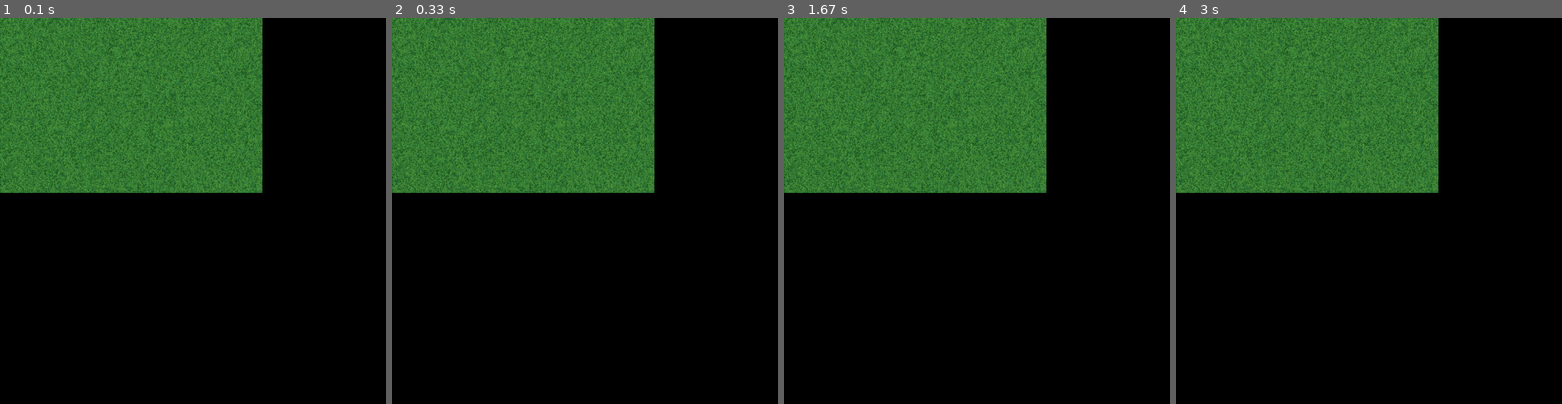
Above: before the commit, frames 1-4 (left to right).
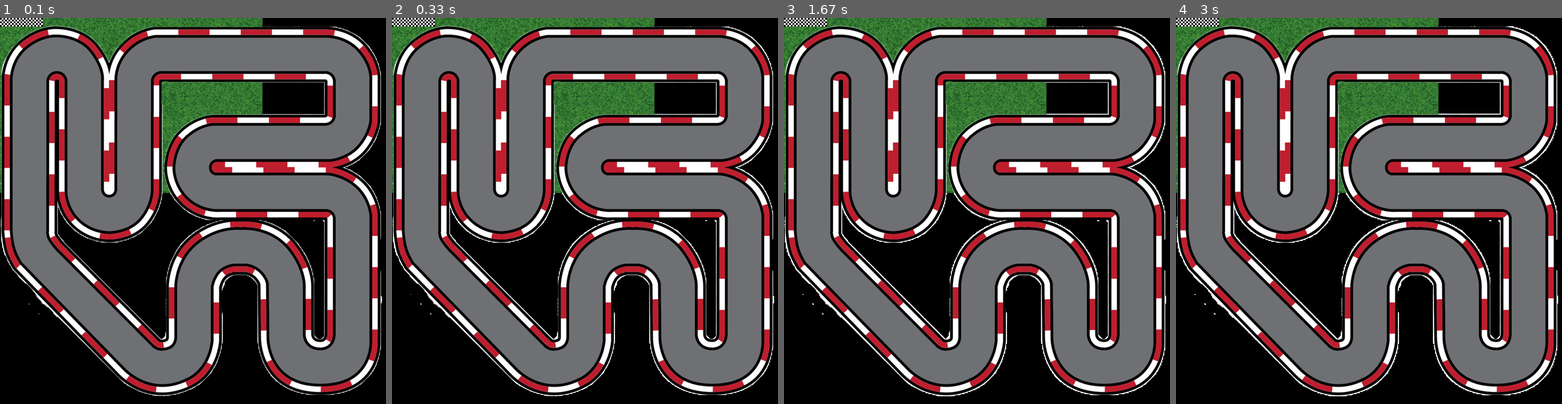
Above: after the commit, the same moments.

Repository: khanyousafzaideveloper/pygames-projects
Game: pygame game, started from imgs/main.py
The game is run twice, just before and just after one commit, with the same random seed, the same clock (stepped at 60 frames per second) and the same inputs.
Inputs:
- Up to frame 1 (0.1 s): no input
- Up to frame 2 (0.33 s): no input
- Up to frame 3 (1.67 s): no input
- Up to frame 4 (3 s): no input

The runs differ from the first frame. In frame 1, 65% of the frame differs, in the area x 0-99%, y 0-98%; in frame 2, 65%; in frame 3, 65%; in frame 4, 65%.

Commit message:
image displayed

Diff:
--- a/imgs/main.py
+++ b/imgs/main.py
@@ -22,6 +22,8 @@
     clock.tick(FPS)
 
     WIN.blit(GRASS, (0, 0))
+    WIN.blit(TRACK, (0,0))
+    WIN.blit(FINISH, (0,0))
 
     pygame.display.update()
 
